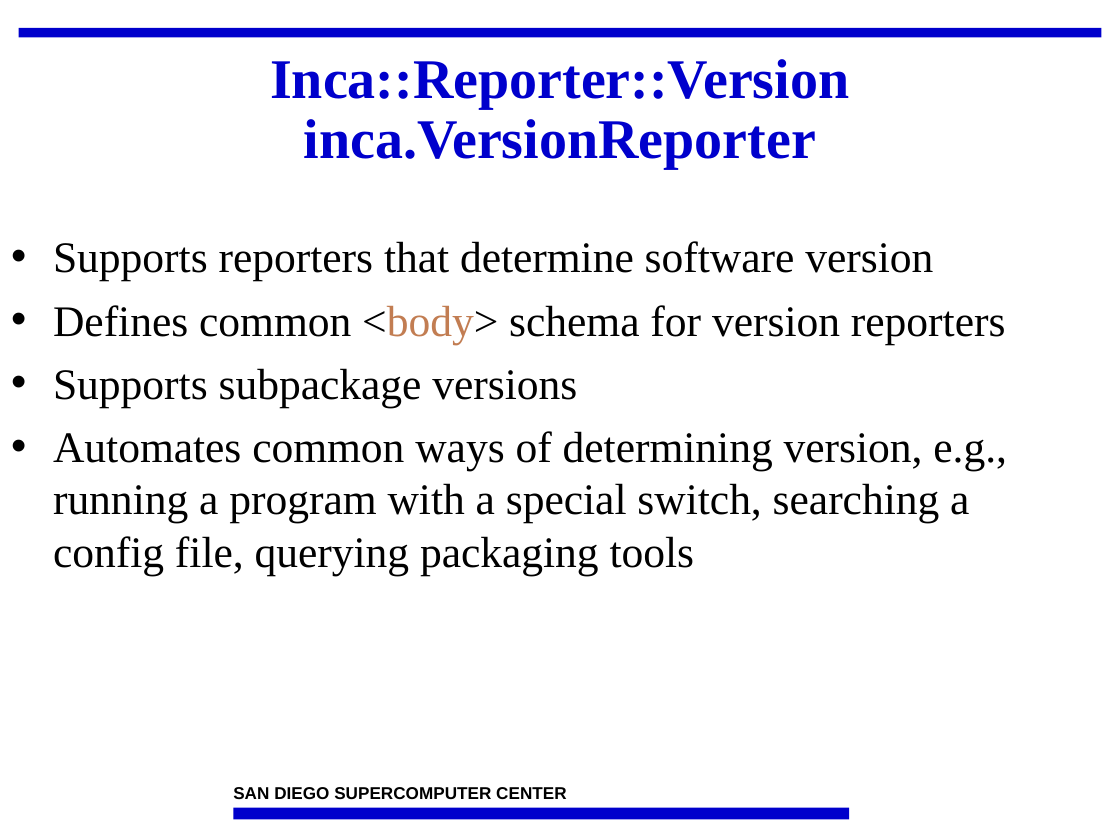
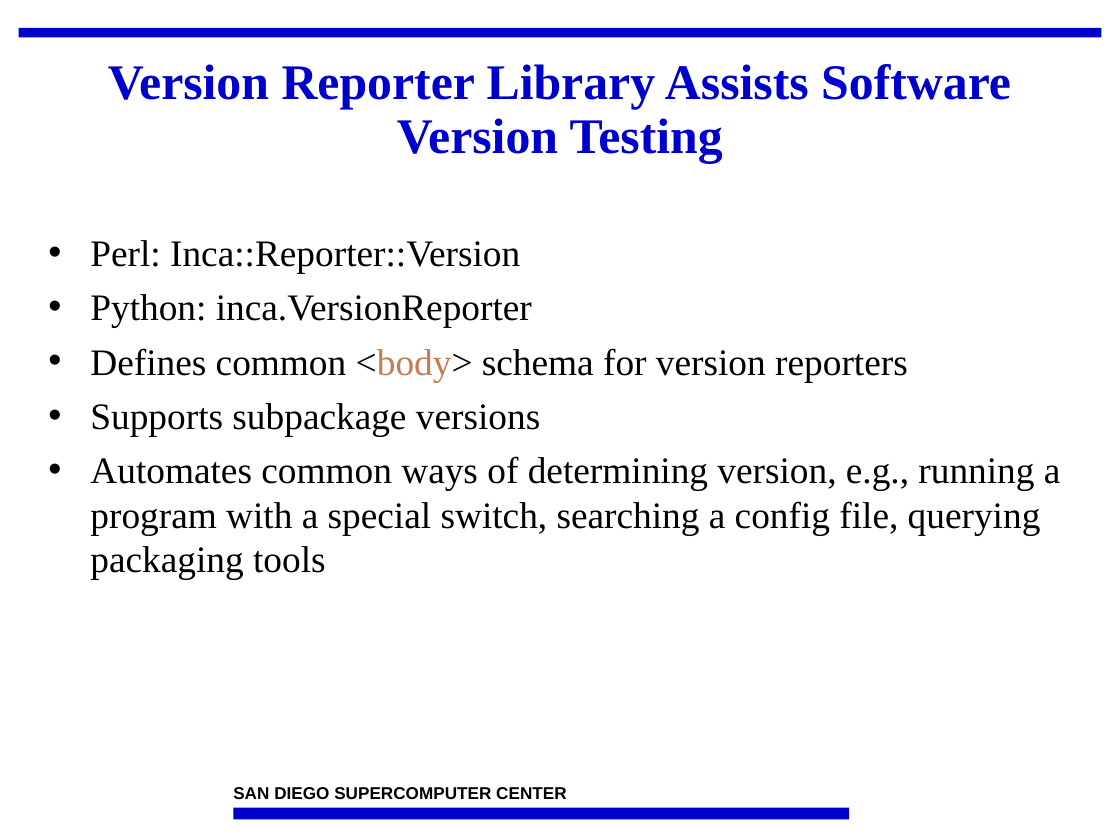
Before and after one commit to IncaProject/inca-xsede, a slide deck: slide 14 of talks/2008workshop/incaReporters.ppt. Drawn at 1120x840 pixels with LibreOffice and Linux fonts; fonts in the diff are those of the drawing; background and template pictures are left out. Boxes give left, top, right and bottom in pixels: in the first picture for what was removed or moved away, otherwise in the second. Text is boxed around its words. In the diff, an @@ line names an element or a change of style, - is before the commit and + after.

```diff
--- a/talks/2008workshop/incaReporters.ppt
+++ b/talks/2008workshop/incaReporters.ppt
@@ title at box(108, 64, 1011, 163): text changed; size 36 to 32 pt @@
-Inca::Reporter::Version
-inca.VersionReporter
+Version Reporter Library Assists Software Version Testing
@@ text "Perl: Inca::Reporter::Version": place and size @@
-text "Perl: Inca::Reporter::Version" at box(53, 241, 1007, 575)
+text "Perl: Inca::Reporter::Version" at box(90, 240, 1061, 580)
@@ text at box(90, 240, 532, 328): text changed; size 28 to 24 pt @@
-• Supports reporters that determine software version
+• Perl: Inca::Reporter::Version
+• Python: inca.VersionReporter
@@ text at box(90, 348, 1061, 580): size 28 to 24 pt in "Defines common <body> schema for version reporters", "Supports subpackage versions", "Automates common ways of determining version, e.g., ..."; less space between paragraphs @@
```
Also in this commit, not shown: 13 other slides changed, 1 slide added.
